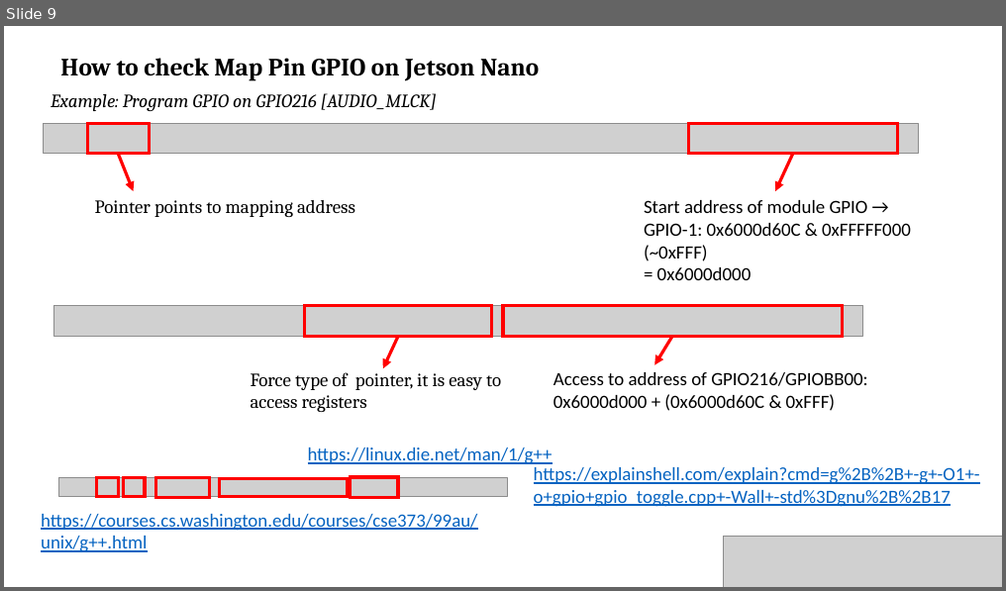
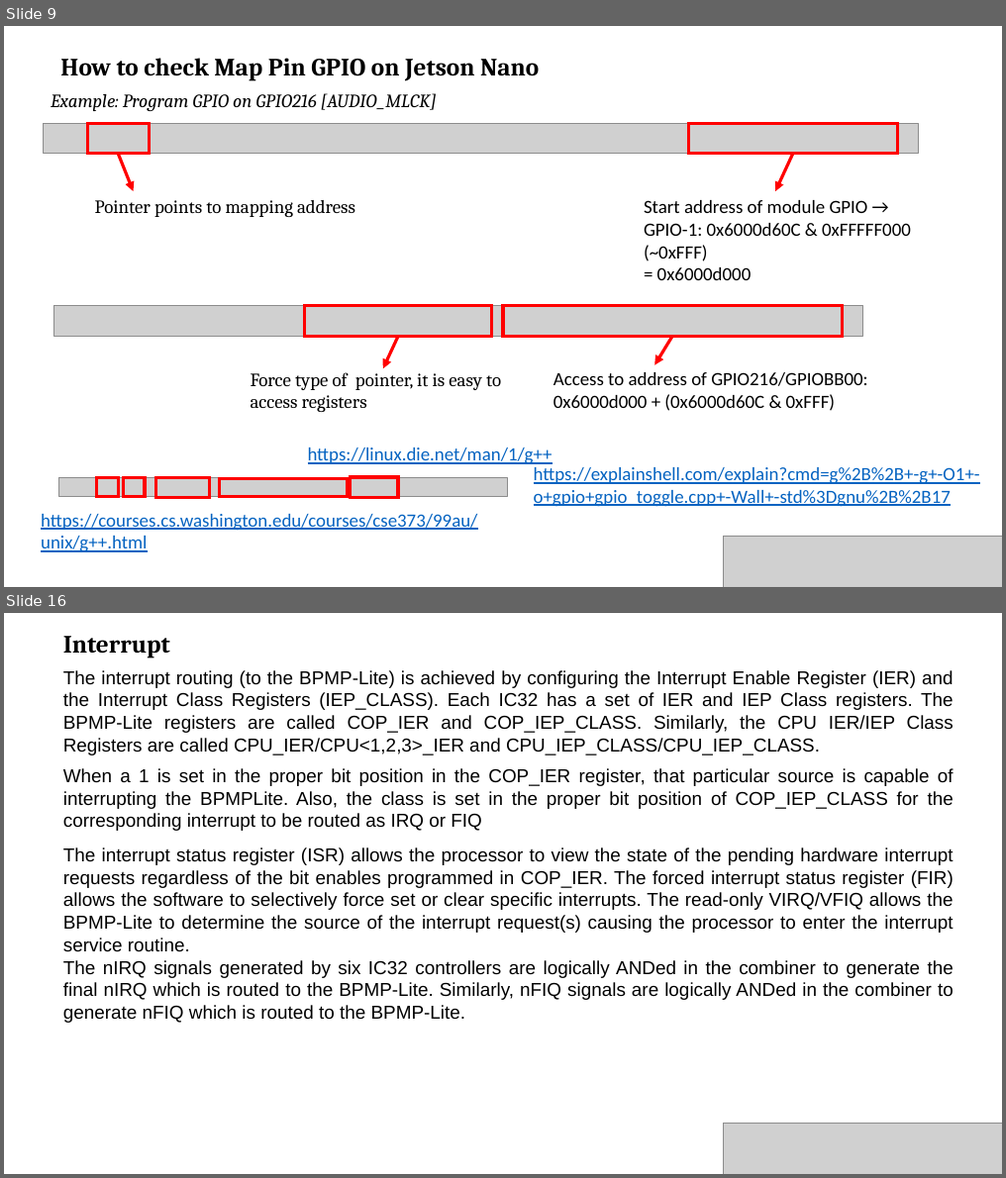
Before and after one commit to thanhhaibk96/Jetson-Nano-Tutorial, a slide deck: Tutorial.pptx. Shown one above the other, each under a label of ours: slide 9 before the commit, slides 9 and 16 after it; the slides between them are not shown. The pictures are 1006x591 and 1006x1178 pixels, drawn with LibreOffice and Linux fonts; fonts in the diff are those of the drawing; grey boxes stand for pictures. Boxes give left, top, right and bottom in pixels: in the first picture for what was removed or moved away, otherwise in the second. Text is boxed around its words. In the diff, an @@ line names an element or a change of style, - is before the commit and + after.

```diff
--- a/Tutorial.pptx
+++ b/Tutorial.pptx
@@ slide 16 added at (x1=4, y1=613, x2=1002, y2=1174), background #FFFFFF @@
@@ text added at (x1=63, y1=636, x2=170, y2=659), 24 pt, text #000000, bold @@
+Interrupt
@@ text added at (x1=63, y1=670, x2=953, y2=756), 18 pt, text #000000 @@
+The interrupt routing (to the BPMP-Lite) is achieved by configuring the Interrupt Enable Register (IER) and the Interrupt Class Registers (IEP_CLASS). Each IC32 has a set of IER and IEP Class registers. The BPMP-Lite registers are called COP_IER and COP_IEP_CLASS. Similarly, the CPU IER/IEP Class Registers are called CPU_IER/CPU<1,2,3>_IER and CPU_IEP_CLASS/CPU_IEP_CLASS.
@@ text added at (x1=63, y1=768, x2=953, y2=831), 18 pt, text #000000 @@
+When a 1 is set in the proper bit position in the COP_IER register, that particular source is capable of interrupting the BPMPLite. Also, the class is set in the proper bit position of COP_IEP_CLASS for the corresponding interrupt to be routed as IRQ or FIQ
@@ text added at (x1=63, y1=848, x2=953, y2=1023), 18 pt, text #000000 @@
+The interrupt status register (ISR) allows the processor to view the state of the pending hardware interrupt requests regardless of the bit enables programmed in COP_IER. The forced interrupt status register (FIR) allows the software to selectively force set or clear specific interrupts. The read-only VIRQ/VFIQ allows the BPMP-Lite to determine the source of the interrupt request(s) causing the processor to enter the interrupt service routine.
+The nIRQ signals generated by six IC32 controllers are logically ANDed in the combiner to generate the final nIRQ which is routed to the BPMP-Lite. Similarly, nFIQ signals are logically ANDed in the combiner to generate nFIQ which is routed to the BPMP-Lite.
@@ picture added at (x1=724, y1=1124, x2=1002, y2=1174) @@
```
Also in this commit, not shown: 20 other slides added.
